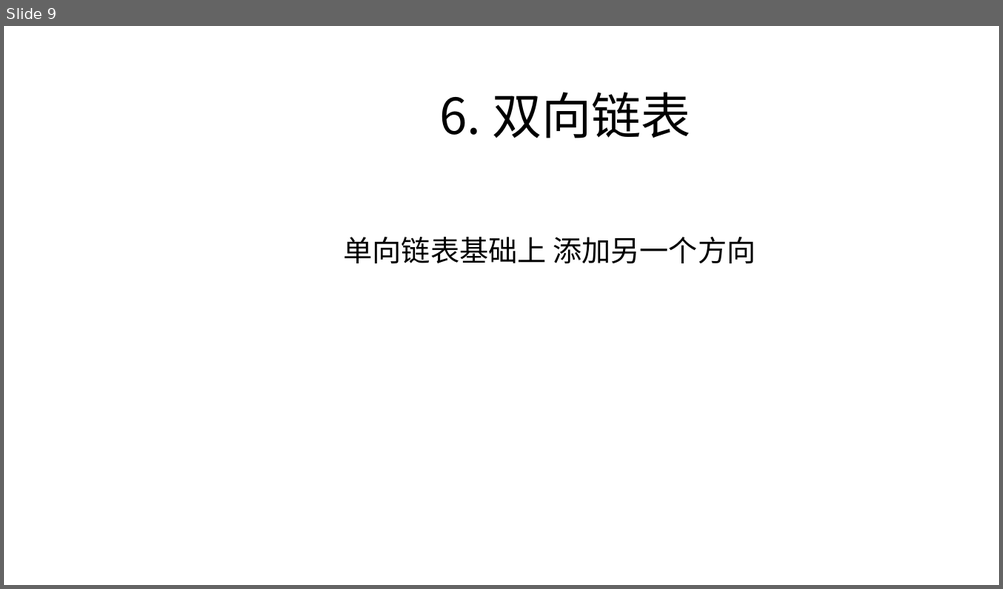
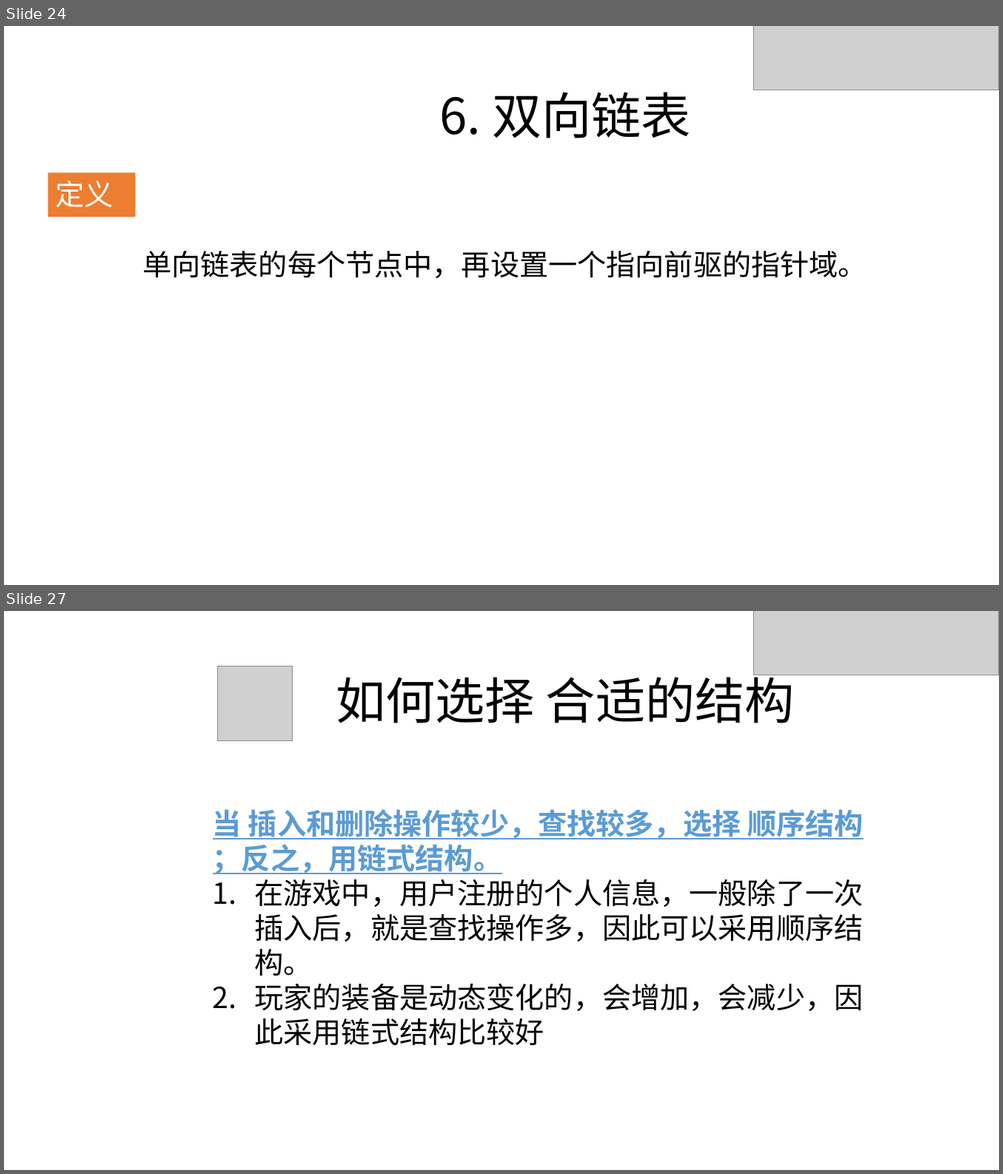
Before and after one commit to zjyesir/hmc_data_structure, a slide deck: 2.线性表.pptx. Shown one above the other, each under a label of ours: slide 9 before the commit, slides 24 and 27 after it; the slides between them are not shown. The pictures are 1003x589 and 1003x1174 pixels, drawn with LibreOffice and Linux fonts; fonts in the diff are those of the drawing; grey boxes stand for pictures; background and template pictures are left out. Boxes give left, top, right and bottom in pixels: in the first picture for what was removed or moved away, otherwise in the second. Text is boxed around its words. In the diff, an @@ line names an element or a change of style, - is before the commit and + after.

```diff
--- a/2.线性表.pptx
+++ b/2.线性表.pptx
@@ slide 27 added at [4, 611, 999, 1170], background picture (left out) @@
@@ picture added at [754, 611, 999, 675] @@
@@ picture added at [217, 667, 292, 741] @@
@@ text added at [336, 669, 794, 723], 48 pt, text #000000 @@
+如何选择 合适的结构
@@ text added at [213, 809, 863, 1045], 28 pt, text #000000 @@
+当 插入和删除操作较少，查找较多，选择 顺序结构
+；反之，用链式结构。
+1. 在游戏中，用户注册的个人信息，一般除了一次插入后，就是查找操作多，因此可以采用顺序结构。
+2. 玩家的装备是动态变化的，会增加，会减少，因此采用链式结构比较好
@@ what was slide 9 is now slide 24 @@
@@ slide 24 changed as well @@
@@ picture added at [754, 26, 999, 90] @@
@@ rectangle added at [48, 173, 135, 217], fill #ED7D31, 28 pt, text #FFFFFF @@
+定义
@@ text at [142, 251, 867, 278]: text changed @@
-单向链表基础上 添加另一个方向
+单向链表的每个节点中，再设置一个指向前驱的指针域。
```
Also in this commit, not shown: 8 other slides changed, 18 other slides added, 3 slides removed, 9 other files.
